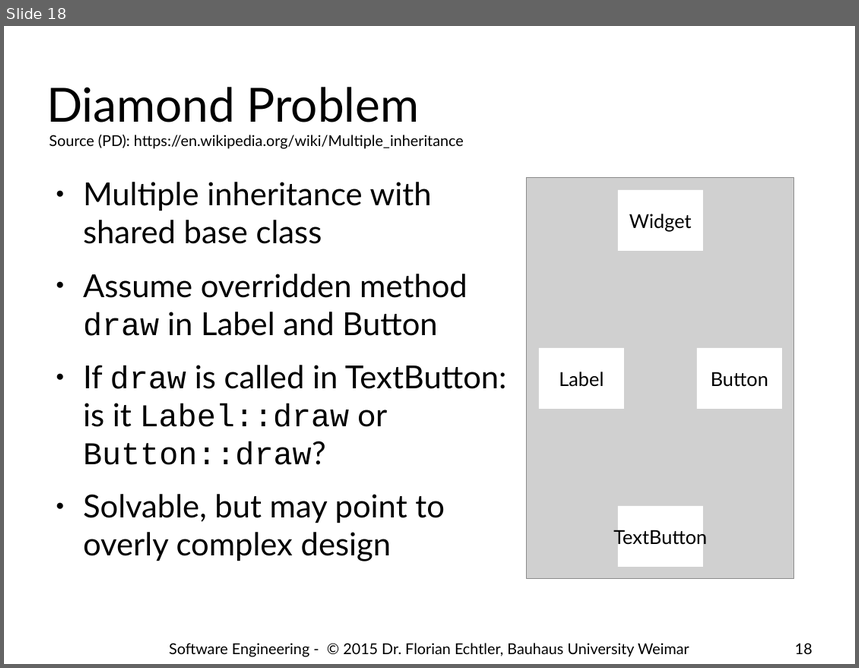
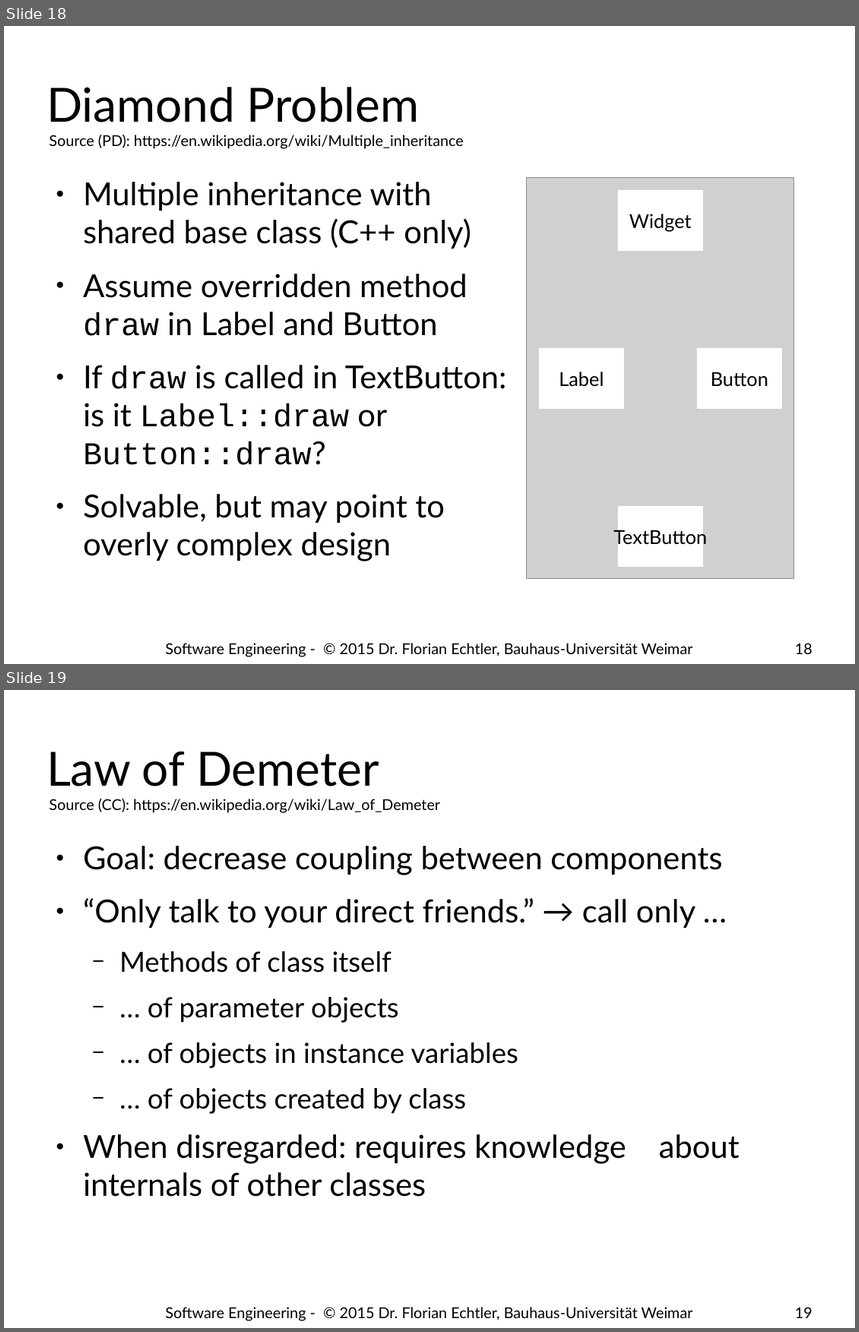
Before and after one commit to floe/software-engineering, a slide deck: 07-code-quality.odp. Shown one above the other, each under a label of ours: slide 18 before the commit, slides 18 and 19 after it. The pictures are 859x668 and 859x1332 pixels, drawn with LibreOffice and Linux fonts; fonts in the diff are those of the drawing; grey boxes stand for pictures; background and template pictures are left out. Boxes give left, top, right and bottom in pixels: in the first picture for what was removed or moved away, otherwise in the second. Text is boxed around its words. In the diff, an @@ line names an element or a change of style, - is before the commit and + after.

```diff
--- a/07-code-quality.odp
+++ b/07-code-quality.odp
@@ slide 19 added at box(4, 690, 855, 1328), background #FFFFFF @@
@@ title added at box(47, 752, 379, 787), 44 pt, text #000000 @@
+Law of Demeter
@@ text added at box(49, 799, 440, 813), 14 pt, text #000000 @@
+Source (CC): https://en.wikipedia.org/wiki/Law_of_Demeter
@@ text added at box(83, 846, 722, 1197), 29.6 pt, text #000000 @@
+● Goal: decrease coupling between components
+● “Only talk to your direct friends.” → call only …
+  − Methods of class itself
+  − … of parameter objects
+  − … of objects in instance variables
+  − … of objects created by class
+● When disregarded: requires knowledge about internals of other classes
@@ text added at box(165, 1307, 693, 1322), 14 pt, text #000000 @@
+Software Engineering - © 2015 Dr. Florian Echtler, Bauhaus-Universität Weimar
@@ page number added at box(795, 1307, 813, 1319), 14 pt, text #000000 @@
+19
@@ slide 18 changed as well @@
@@ text at box(83, 182, 471, 249): text changed @@
-● Multiple inheritance with shared base class
+● Multiple inheritance with shared base class (C++ only)
@@ text at box(165, 643, 693, 658): text changed @@
-Software Engineering - © 2015 Dr. Florian Echtler, Bauhaus University Weimar
+Software Engineering - © 2015 Dr. Florian Echtler, Bauhaus-Universität Weimar
```
Also in this commit, not shown: 22 other slides changed, 3 other slides added.
